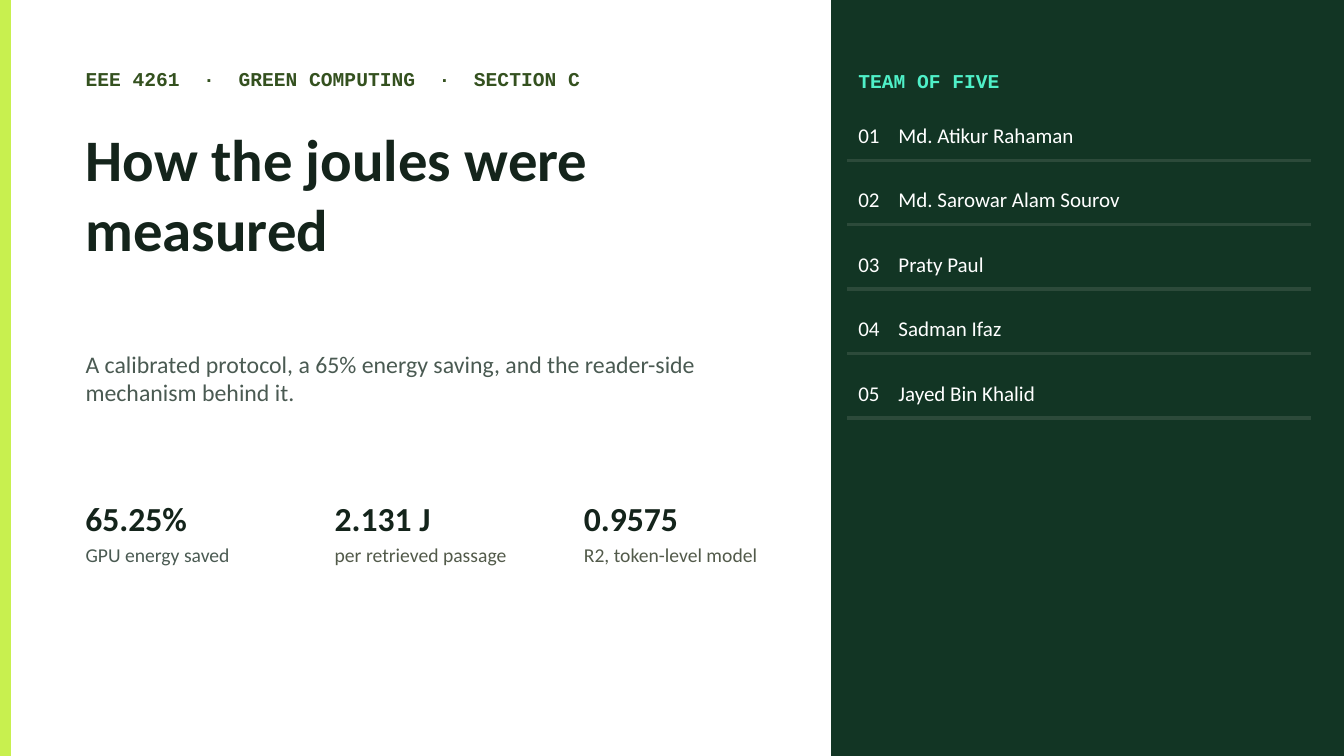
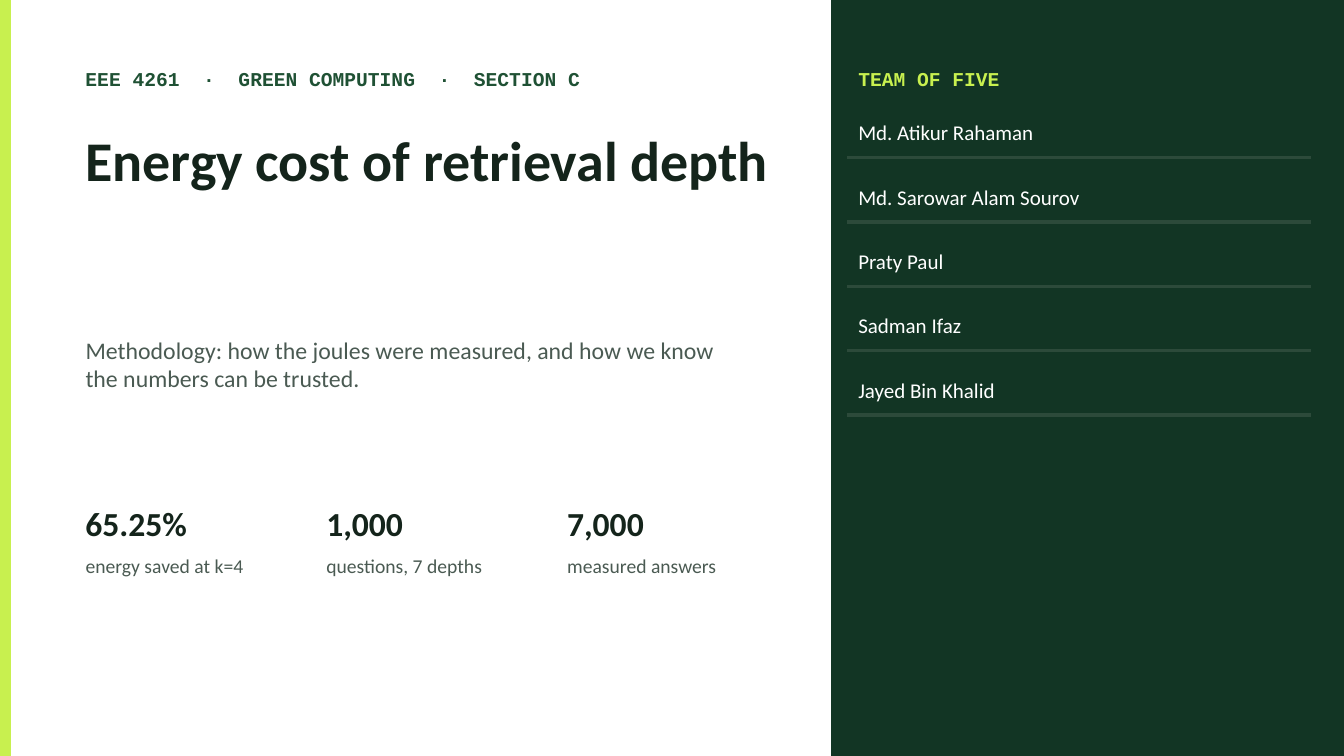
Before and after one commit to Atik203/energy-optimal-rag, a slide deck: slide 1 of ppt_slides/Energy_Methodology_Presentation.pptx. Drawn at 1344x756 pixels with LibreOffice and Linux fonts; fonts in the diff are those of the drawing. Boxes give left, top, right and bottom in pixels: in the first picture for what was removed or moved away, otherwise in the second. Text is boxed around its words. In the diff, an @@ line names an element or a change of style, - is before the commit and + after.

Commit message:
docs: rebuild deck as 13 methodology slides with generated figures
Structure: 12 content + references. Plain-language headers that state the slide's claim. Real LaTeX equations with a symbol legend on 2, 8 and 11. Verdict column now reads Did not pass / No gain found / Finished. New Experiment setup slide with model-role table, dataset and hardware. Eleven figures generated from registered analysis outputs (pipeline, sweep grid, block timeline, window-vs-block, E(k), savings forest, drift, margin, dose, token, R/Q). Font floor 14 verified on all slides; no presenter names.

```diff
--- a/ppt_slides/Energy_Methodology_Presentation.pptx
+++ b/ppt_slides/Energy_Methodology_Presentation.pptx
@@ text "EEE 4261 · GREEN COMPUTING ..." at <box>85,73,580,87</box>: text colour #34511F to #1F5134 @@
@@ text "TEAM OF FIVE" at <box>858,73,999,86</box>: text colour #4FF0C8 to #C8F04F @@
@@ text at <box>85,141,767,191</box>: text changed; size 42 to 40 pt @@
-How the joules were measured
+Energy cost of retrieval depth
@@ text at <box>858,125,1033,140</box>: text changed @@
-01 Md. Atikur Rahaman
+Md. Atikur Rahaman
@@ rectangle: place and size @@
-rectangle at <box>849,353,1311,354</box>
+rectangle at <box>849,157,1311,158</box>
@@ text at <box>858,190,1079,205</box>: text changed @@
-02 Md. Sarowar Alam Sourov
+Md. Sarowar Alam Sourov
@@ rectangle: place and size @@
-rectangle at <box>849,417,1311,418</box>
+rectangle at <box>849,221,1311,222</box>
@@ text at <box>858,254,943,273</box>: text changed @@
-03 Praty Paul
+Praty Paul
@@ text at <box>858,318,962,333</box>: text changed @@
-04 Sadman Ifaz
+Sadman Ifaz
@@ text at <box>86,342,714,387</box>: text changed @@
-A calibrated protocol, a 65% energy saving, and the reader-side mechanism behind it.
+Methodology: how the joules were measured, and how we know the numbers can be trusted.
@@ rectangle: place and size @@
-rectangle at <box>849,224,1311,225</box>
+rectangle at <box>849,350,1311,351</box>
@@ text at <box>858,383,995,402</box>: text changed @@
-05 Jayed Bin Khalid
+Jayed Bin Khalid
@@ rectangle: place and size @@
-rectangle at <box>849,159,1311,160</box>
+rectangle at <box>849,414,1311,415</box>
@@ text "65.25%": place and size @@
-text "65.25%" at <box>85,508,187,532</box>
+text "65.25%" at <box>85,513,187,537</box>
@@ text removed at <box>335,509,430,532</box> @@
-2.131 J
@@ text removed at <box>584,509,678,532</box> @@
-0.9575
@@ text added at <box>326,514,403,541</box>, 24 pt, text #14241B, bold @@
+1,000
@@ text added at <box>567,514,644,541</box>, 24 pt, text #14241B, bold @@
+7,000
@@ text at <box>86,559,244,577</box>: text changed @@
-GPU energy saved
+energy saved at k=4
@@ text added at <box>326,559,482,576</box>, 14 pt, text #4A5A52 @@
+questions, 7 depths
@@ text removed at <box>335,548,506,566</box> @@
-per retrieved passage
@@ text added at <box>567,559,716,573</box>, 14 pt, text #4A5A52 @@
+measured answers
@@ text removed at <box>584,548,757,564</box> @@
-R2, token-level model
```
Also in this commit, not shown: 12 slides added, 11 slides removed, 21 other files.
